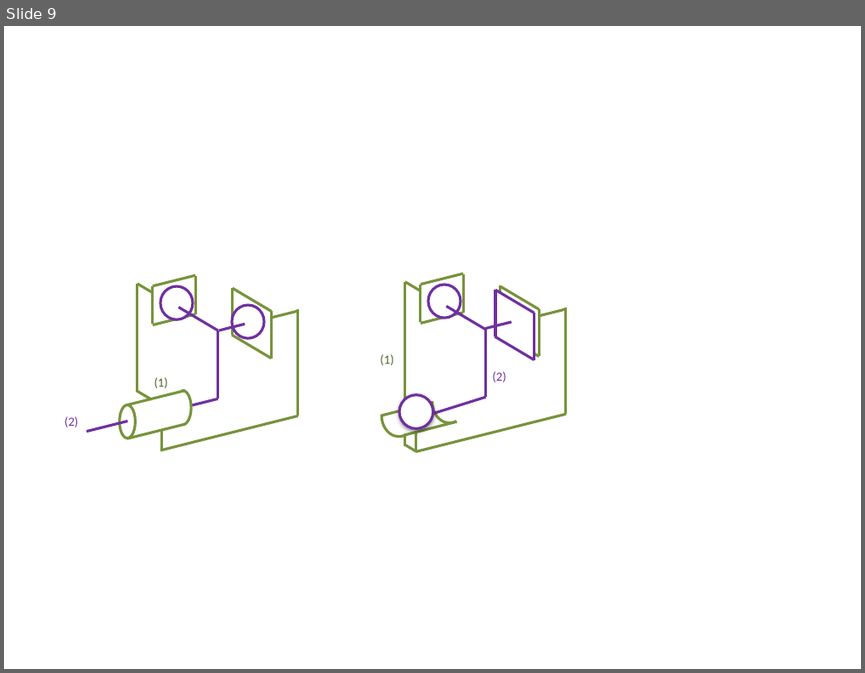
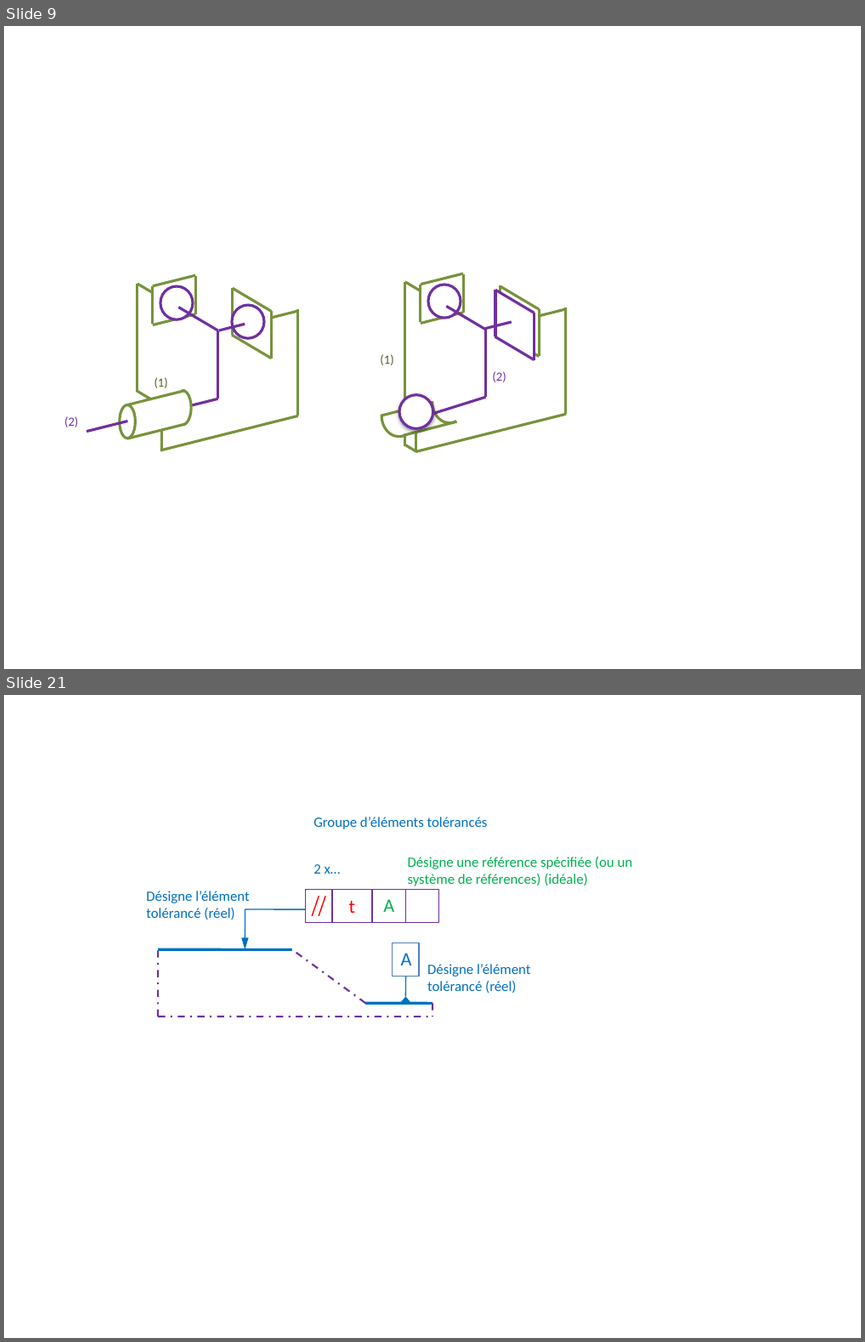
Before and after one commit to xpessoles/07_Etude_Systemes_Mecaniques_Analyser_Concevoir_Realiser, a slide deck: Realiser/04_SpecificationGeometrique/Cours/Word_2015/Figures.pptx. Shown one above the other, each under a label of ours: slide 9 before the commit, slides 9 and 21 after it; the slides between them are not shown. The pictures are 865x673 and 865x1342 pixels, drawn with LibreOffice and Linux fonts; fonts in the diff are those of the drawing. Boxes give left, top, right and bottom in pixels: in the first picture for what was removed or moved away, otherwise in the second. Text is boxed around its words. In the diff, an @@ line names an element or a change of style, - is before the commit and + after.

```diff
--- a/Realiser/04_SpecificationGeometrique/Cours/Word_2015/Figures.pptx
+++ b/Realiser/04_SpecificationGeometrique/Cours/Word_2015/Figures.pptx
@@ slide 21 added at (x1=4, y1=695, x2=861, y2=1338), background #FFFFFF @@
@@ text added at (x1=313, y1=817, x2=488, y2=829), 12 pt, text #0070C0 @@
+Groupe d’éléments tolérancés
@@ text added at (x1=313, y1=864, x2=341, y2=873), 12 pt, text #0070C0 @@
+2 x…
@@ text added at (x1=408, y1=857, x2=633, y2=886), 12 pt, text #00B050 @@
+Désigne une référence spécifiée (ou un système de références) (idéale)
@@ text added at (x1=146, y1=891, x2=249, y2=919), 12 pt, text #0070C0 @@
+Désigne l’élément tolérancé (réel)
@@ rectangle added at (x1=306, y1=890, x2=372, y2=923), outline #7030A0 1 pt @@
@@ line added from (318, 896) to (312, 916), #FF0000 1 pt @@
@@ line added from (325, 896) to (318, 916), #FF0000 1 pt @@
@@ rectangle added at (x1=332, y1=890, x2=406, y2=923), outline #7030A0 1 pt @@
@@ rectangle added at (x1=372, y1=890, x2=439, y2=923), outline #7030A0 1 pt @@
@@ arrow added from (245, 909) to (245, 949), #0070C0 1 pt @@
@@ line added from (306, 909) to (245, 909), #0070C0 1 pt @@
@@ text added at (x1=349, y1=901, x2=355, y2=913), 16 pt, text #FF0000 @@
+t
@@ text added at (x1=383, y1=899, x2=394, y2=912), 16 pt, text #00B050 @@
+A
@@ line added from (158, 949) to (292, 949), #7030A0 1.5 pt @@
@@ line added from (158, 1016) to (158, 949), #7030A0 1.5 pt dashed @@
@@ line added from (158, 949) to (292, 949), #0070C0 2.25 pt @@
@@ line added from (365, 1003) to (292, 949), #7030A0 1.5 pt dashed @@
@@ rectangle added at (x1=392, y1=942, x2=419, y2=976), outline #4F81BD 1 pt @@
@@ text added at (x1=401, y1=953, x2=412, y2=965), 16 pt, text #0070C0 @@
+A
@@ text added at (x1=427, y1=964, x2=530, y2=993), 12 pt, text #0070C0 @@
+Désigne l’élément tolérancé (réel)
@@ arrow added from (406, 1003) to (406, 997), #0070C0 1 pt @@
@@ line added from (406, 976) to (406, 997), #0070C0 1 pt @@
@@ line added from (158, 1016) to (432, 1016), #7030A0 1.5 pt dashed @@
@@ line added from (365, 1003) to (432, 1003), #0070C0 2.25 pt @@
@@ line added from (432, 1003) to (432, 1016), #7030A0 1.5 pt dashed @@
```
Also in this commit, not shown: 1 slide changed, 28 other slides added, 2 other files.
